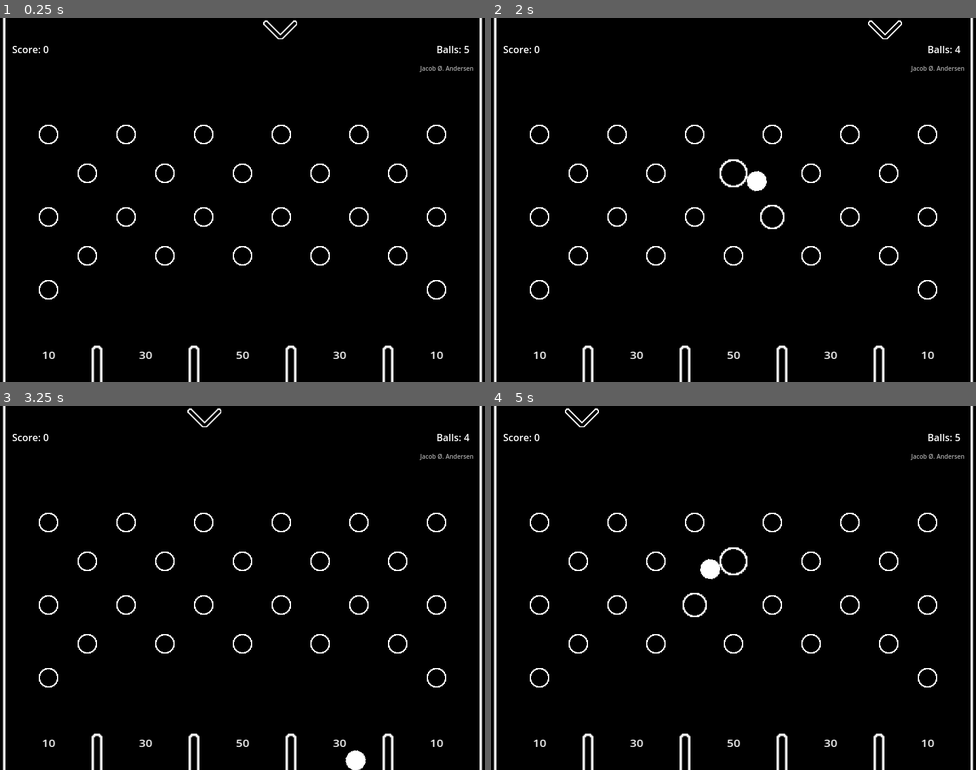
Above: before the commit, frames 1-4 (two rows, left to right).
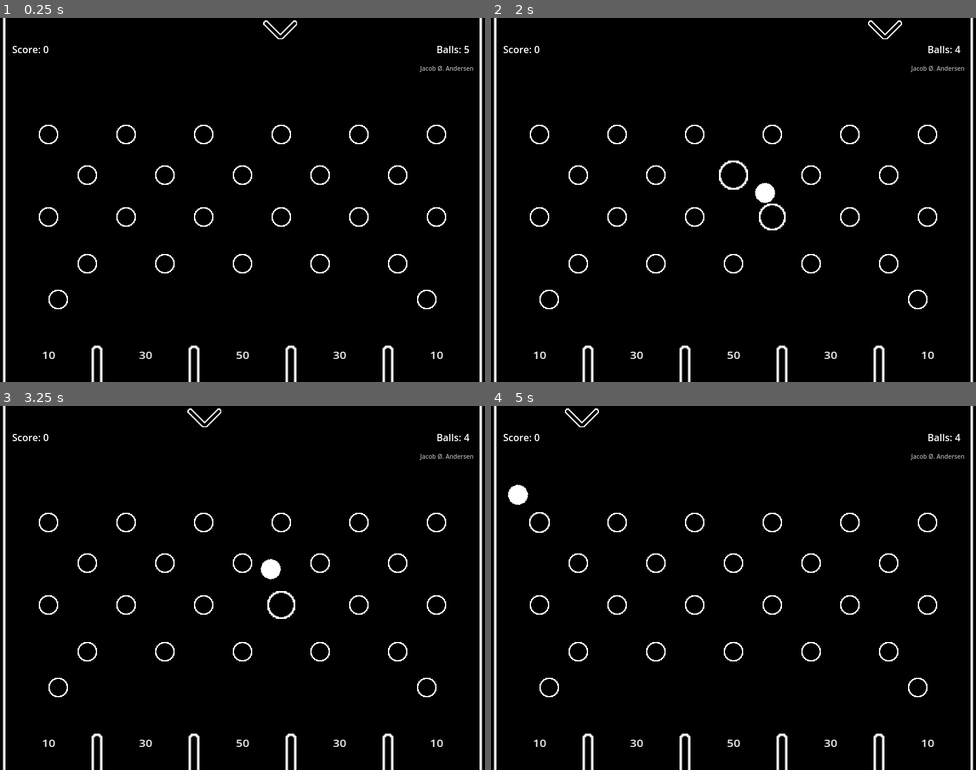
Above: after the commit, the same moments.

Repository: jakoofficial/Pachink
Game: Godot game, scene res://Scenes/board.tscn
The game is run twice, just before and just after one commit, with the same random seed, the same clock (stepped at 60 frames per second) and the same inputs.
Inputs:
- Up to frame 1 (0.25 s): no input
- Up to frame 2 (2 s): tap Space (drop_ball) at 0.6, 1.35 s
- Up to frame 3 (3.25 s): tap Space (drop_ball) at 2.1, 2.85 s
- Up to frame 4 (5 s): tap Space (drop_ball) at 3.6, 4.35 s; tap R (restart) at 4.15 s

The runs differ from the first frame. In frame 1, 1.0% of the frame differs, in the area x 8-92%, y 40-80%; in frame 2, 1.5%; in frame 3, 1.5%; in frame 4, 1.7%, in the area x 3-97%, y 7-80%.

Commit message:
Added particle effect when balls hit the score areas. -The effects colour can be changed individually for better effect. -Fixed issue on reset key press where balls werent removed now works and dropping balls are allowed after again.

Diff:
--- a/Game/Nodes/ball.tscn
+++ b/Game/Nodes/ball.tscn
@@ -1,6 +1,6 @@
 [gd_scene load_steps=5 format=3 uid="uid://6ex4q1ba4gur"]
 
-[ext_resource type="Texture2D" uid="uid://b2fyedlbxwiru" path="res://Sprites/pin.png" id="1_saq1i"]
+[ext_resource type="Texture2D" uid="uid://b2fyedlbxwiru" path="res://Sprites/Ball.png" id="1_saq1i"]
 [ext_resource type="Script" path="res://Scripts/ball.gd" id="1_tibpq"]
 
 [sub_resource type="PhysicsMaterial" id="PhysicsMaterial_7jfwp"]
--- a/Game/Nodes/pin.tscn
+++ b/Game/Nodes/pin.tscn
@@ -1,8 +1,8 @@
-[gd_scene load_steps=9 format=3 uid="uid://ciarpbfyr7cej"]
+[gd_scene load_steps=10 format=3 uid="uid://ciarpbfyr7cej"]
 
 [ext_resource type="Script" path="res://Scripts/pin.gd" id="1_1bcbf"]
 [ext_resource type="PhysicsMaterial" uid="uid://cihjutjahu8rv" path="res://mats/bounce.tres" id="1_enw3x"]
-[ext_resource type="Texture2D" uid="uid://cc3r0jibovof5" path="res://Sprites/Ball.png" id="2_xeje4"]
+[ext_resource type="Texture2D" uid="uid://cc3r0jibovof5" path="res://Sprites/pin.png" id="2_xeje4"]
 
 [sub_resource type="CircleShape2D" id="CircleShape2D_5mbhu"]
 radius = 26.0
@@ -48,6 +48,9 @@
 "RESET": SubResource("Animation_3syui")
 }
 
+[sub_resource type="OccluderPolygon2D" id="OccluderPolygon2D_ihgn7"]
+polygon = PackedVector2Array(-16, 0, -11, -11, 0, -16, 11, -11, 16, 0, 11, 11, 0, 16, -11, 11)
+
 [node name="Pin" type="Area2D" groups=["Pin"]]
 script = ExtResource("1_1bcbf")
 
@@ -68,5 +71,8 @@
 [node name="CollisionShape2D2" type="CollisionShape2D" parent="StaticBody2D"]
 shape = SubResource("CircleShape2D_5mbhu")
 
+[node name="LightOccluder2D" type="LightOccluder2D" parent="."]
+occluder = SubResource("OccluderPolygon2D_ihgn7")
+
 [connection signal="body_entered" from="." to="." method="_on_body_entered"]
 [connection signal="animation_finished" from="AnimationPlayer" to="." method="_on_animation_player_animation_finished"]
--- a/Game/Nodes/point_area.tscn
+++ b/Game/Nodes/point_area.tscn
@@ -1,9 +1,36 @@
-[gd_scene load_steps=3 format=3 uid="uid://gc7mtqfom5tm"]
+[gd_scene load_steps=7 format=3 uid="uid://gc7mtqfom5tm"]
 
 [ext_resource type="Script" path="res://Scripts/point_area.gd" id="1_ghksd"]
+[ext_resource type="Texture2D" uid="uid://b2fyedlbxwiru" path="res://Sprites/Ball.png" id="2_kpdrn"]
 
 [sub_resource type="RectangleShape2D" id="RectangleShape2D_djhc4"]
 size = Vector2(128, 20)
+
+[sub_resource type="Curve" id="Curve_nd556"]
+_data = [Vector2(0, 0.505494), 0.0, 0.0, 0, 0, Vector2(0.601124, 0.252747), 0.0, 0.0, 0, 0, Vector2(1, 0), 0.0, 0.0, 0, 0]
+point_count = 3
+
+[sub_resource type="CurveTexture" id="CurveTexture_uwf43"]
+curve = SubResource("Curve_nd556")
+
+[sub_resource type="ParticleProcessMaterial" id="ParticleProcessMaterial_iqajr"]
+particle_flag_disable_z = true
+emission_shape_scale = Vector3(10, 1, 1)
+emission_shape = 3
+emission_box_extents = Vector3(5, 1, 1)
+direction = Vector3(0, -1, 0)
+spread = 10.0
+initial_velocity_max = 422.54
+gravity = Vector3(0, 500, 0)
+linear_accel_min = 100.0
+linear_accel_max = 200.0
+damping_max = 22.043
+scale_min = 0.0
+scale_curve = SubResource("CurveTexture_uwf43")
+collision_mode = 1
+collision_friction = 1.0
+collision_bounce = 0.5
+collision_use_scale = true
 
 [node name="PointArea" type="Area2D"]
 scale = Vector2(1.2, 1)
@@ -28,4 +55,13 @@
 horizontal_alignment = 1
 vertical_alignment = 1
 
+[node name="GPUParticles2D" type="GPUParticles2D" parent="."]
+emitting = false
+amount = 15
+process_material = SubResource("ParticleProcessMaterial_iqajr")
+texture = ExtResource("2_kpdrn")
+one_shot = true
+explosiveness = 1.0
+randomness = 0.21
+
 [connection signal="body_entered" from="." to="." method="_on_body_entered"]
--- a/Game/Nodes/point_barrier.tscn
+++ b/Game/Nodes/point_barrier.tscn
@@ -6,6 +6,9 @@
 [sub_resource type="CapsuleShape2D" id="CapsuleShape2D_aylls"]
 radius = 5.0
 height = 102.0
+
+[sub_resource type="OccluderPolygon2D" id="OccluderPolygon2D_nbwwa"]
+polygon = PackedVector2Array(-4.5, 49, -4.5, -47.5, -3.5, -49, 0, -50, 3.5, -49, 4.5, -47.5, 4.5, 49)
 
 [node name="PointBarrier" type="StaticBody2D"]
 scale = Vector2(2, 2)
@@ -17,3 +20,6 @@
 [node name="Sprite2D" type="Sprite2D" parent="."]
 rotation = -1.5708
 texture = ExtResource("1_salkh")
+
+[node name="LightOccluder2D" type="LightOccluder2D" parent="."]
+occluder = SubResource("OccluderPolygon2D_nbwwa")
--- a/Game/Scenes/board.tscn
+++ b/Game/Scenes/board.tscn
@@ -15,6 +15,8 @@
 [node name="Indicator" parent="." instance=ExtResource("4_jnwh5")]
 position = Vector2(400, 20)
 move_speed = 2.5
+
+[node name="Balls" type="Node2D" parent="."]
 
 [node name="Barriers" type="Node2D" parent="."]
 position = Vector2(0, 40)
@@ -43,85 +45,81 @@
 
 [node name="pins_row1" type="Node2D" parent="."]
 position = Vector2(-48, 0)
-metadata/_edit_group_ = true
-metadata/_edit_lock_ = true
 
 [node name="pin" parent="pins_row1" instance=ExtResource("3_ljybg")]
 position = Vector2(128, 192)
 
 [node name="pin2" parent="pins_row1" instance=ExtResource("3_ljybg")]
-position = Vector2(192, 256)
+position = Vector2(192, 259)
 
 [node name="pin3" parent="pins_row1" instance=ExtResource("3_ljybg")]
 position = Vector2(256, 192)
 
 [node name="pin4" parent="pins_row1" instance=ExtResource("3_ljybg")]
-position = Vector2(320, 256)
+position = Vector2(320, 259)
 
 [node name="pin5" parent="pins_row1" instance=ExtResource("3_ljybg")]
 position = Vector2(384, 192)
 
 [node name="pin6" parent="pins_row1" instance=ExtResource("3_ljybg")]
-position = Vector2(448, 256)
+position = Vector2(448, 259)
 
 [node name="pin7" parent="pins_row1" instance=ExtResource("3_ljybg")]
 position = Vector2(512, 192)
 
 [node name="pin8" parent="pins_row1" instance=ExtResource("3_ljybg")]
-position = Vector2(576, 256)
+position = Vector2(576, 259)
 
 [node name="pin9" parent="pins_row1" instance=ExtResource("3_ljybg")]
 position = Vector2(640, 192)
 
 [node name="pin10" parent="pins_row1" instance=ExtResource("3_ljybg")]
-position = Vector2(704, 256)
+position = Vector2(704, 259)
 
 [node name="pin11" parent="pins_row1" instance=ExtResource("3_ljybg")]
 position = Vector2(768, 192)
 
 [node name="pins_row2" type="Node2D" parent="."]
 position = Vector2(-48, 136)
-metadata/_edit_group_ = true
-metadata/_edit_lock_ = true
 
 [node name="pin" parent="pins_row2" instance=ExtResource("3_ljybg")]
 position = Vector2(128, 192)
 
 [node name="pin12" parent="pins_row2" instance=ExtResource("3_ljybg")]
-position = Vector2(128, 312)
+position = Vector2(144, 328)
 
 [node name="pin2" parent="pins_row2" instance=ExtResource("3_ljybg")]
-position = Vector2(192, 256)
+position = Vector2(192, 269)
 
 [node name="pin3" parent="pins_row2" instance=ExtResource("3_ljybg")]
 position = Vector2(256, 192)
 
 [node name="pin4" parent="pins_row2" instance=ExtResource("3_ljybg")]
-position = Vector2(320, 256)
+position = Vector2(320, 269)
 
 [node name="pin5" parent="pins_row2" instance=ExtResource("3_ljybg")]
 position = Vector2(384, 192)
 
 [node name="pin6" parent="pins_row2" instance=ExtResource("3_ljybg")]
-position = Vector2(448, 256)
+position = Vector2(448, 269)
 
 [node name="pin7" parent="pins_row2" instance=ExtResource("3_ljybg")]
 position = Vector2(512, 192)
 
 [node name="pin8" parent="pins_row2" instance=ExtResource("3_ljybg")]
-position = Vector2(576, 256)
+position = Vector2(576, 269)
 
 [node name="pin9" parent="pins_row2" instance=ExtResource("3_ljybg")]
 position = Vector2(640, 192)
 
 [node name="pin10" parent="pins_row2" instance=ExtResource("3_ljybg")]
-position = Vector2(704, 256)
+position = Vector2(704, 269)
 
 [node name="pin11" parent="pins_row2" instance=ExtResource("3_ljybg")]
 position = Vector2(768, 192)
 
 [node name="pin13" parent="pins_row2" instance=ExtResource("3_ljybg")]
-position = Vector2(768, 312)
+position = Vector2(752, 328)
 
 [node name="ScoreArea" type="Node2D" parent="."]
 
@@ -146,6 +144,7 @@
 [node name="CanvasLayer" type="CanvasLayer" parent="."]
 
 [node name="GUI" parent="CanvasLayer" instance=ExtResource("4_fyud1")]
+metadata/_edit_lock_ = true
 
 [node name="Credit" type="Label" parent="CanvasLayer"]
 anchors_preset = 1
@@ -160,3 +159,4 @@
 label_settings = SubResource("LabelSettings_50btl")
 horizontal_alignment = 2
 vertical_alignment = 1
+metadata/_edit_lock_ = true
--- a/Game/Scripts/Indicator.gd
+++ b/Game/Scripts/Indicator.gd
@@ -16,7 +16,7 @@
 		# Drop a ball
 		var ball_inst = ball.instantiate() as RigidBody2D
 		ball_inst.global_position = Vector2(spawner.global_position.x, spawner.global_position.y)
-		get_tree().root.add_child(ball_inst)
+		get_tree().root.get_node("/root/Board/Balls").add_child(ball_inst)
 		Manager.canSpawn = false
 		Manager.balls_left -= 1
 
--- a/Game/Scripts/Manager.gd
+++ b/Game/Scripts/Manager.gd
@@ -7,6 +7,10 @@
 func reset():
 	score = 0
 	balls_left = 5
+	var balls_in_scene = get_node("/root/Board/Balls").get_children()
+	for b in balls_in_scene:
+		b.queue_free()
+	canSpawn = true
 
 func _input(event: InputEvent) -> void:
 	if event.is_action_pressed("quit"):
--- a/Game/Scripts/point_area.gd
+++ b/Game/Scripts/point_area.gd
@@ -1,12 +1,16 @@
 extends Area2D
 
 @export var points: int = 10
+@export var effect_color: Color = Color.DARK_ORANGE
 @onready var points_text = $pointsText
+@onready var effect = $GPUParticles2D as GPUParticles2D
 
 func _ready() -> void:
 	points_text.text = str(points)
+	effect.modulate = effect_color
 
 func _on_body_entered(body: Node2D) -> void:
 	if body.is_in_group("Ball"):
 		Manager.score += points
 		Manager.canSpawn = true
+		effect.emitting = true
Not shown: 1 places in Game/Nodes/point_barrier.tscn that only renumber resources
Binary file changed: Game/Sprites/Ball.png
Not shown, changed: Game/Sprites/Ball.png.import
Binary file changed: Game/Sprites/pin.png
Not shown, changed: Game/Sprites/pin.png.import
